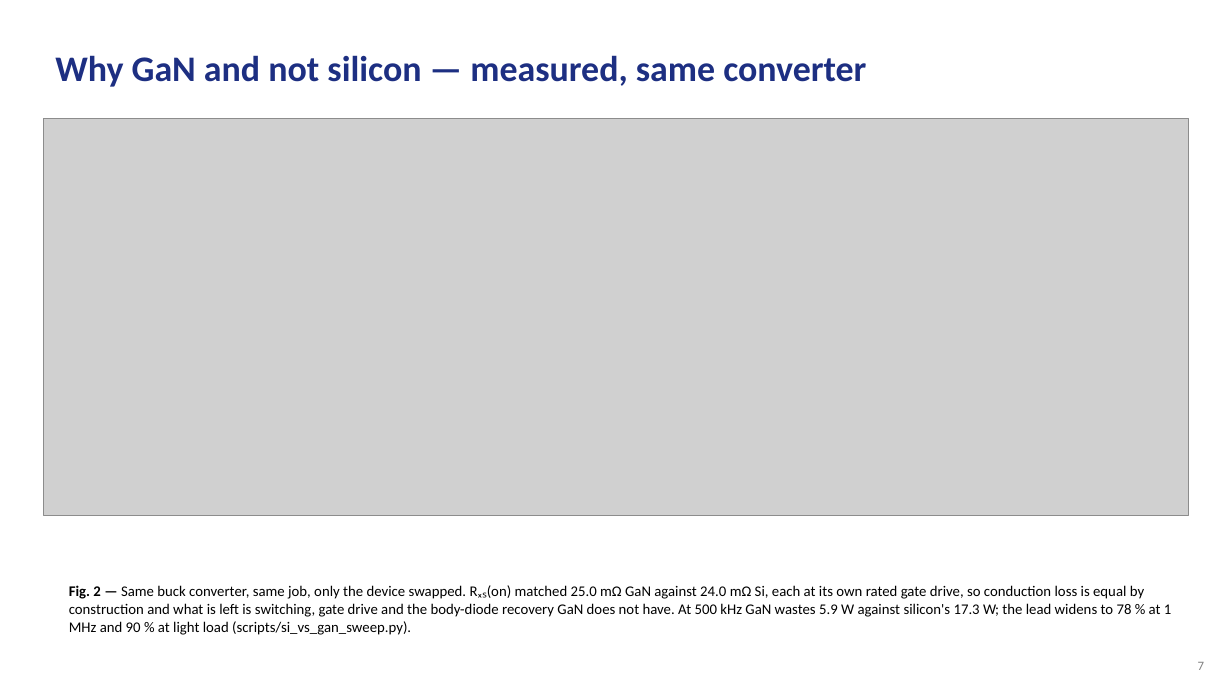
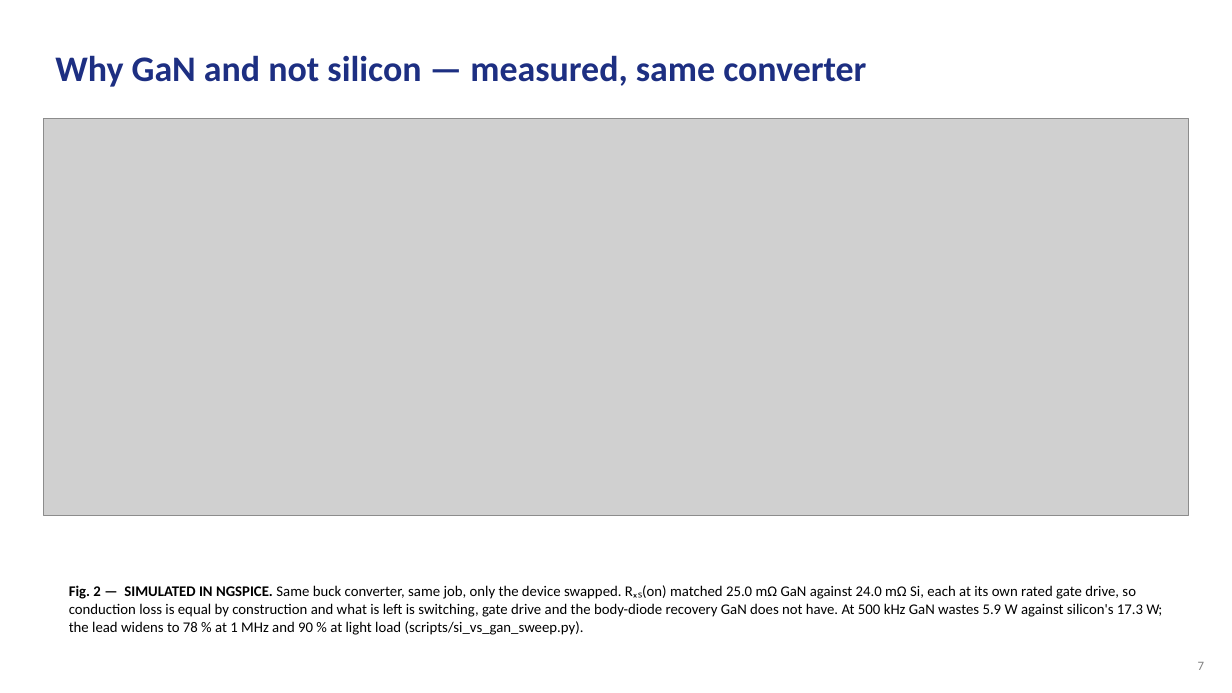
Before and after one commit to Amritha902/gan-driver, a slide deck: slide 7 of review/GaN_Review1_BACKUP.pptx. Drawn at 1232x693 pixels with LibreOffice and Linux fonts; fonts in the diff are those of the drawing; grey boxes stand for pictures. Boxes give left, top, right and bottom in pixels: in the first picture for what was removed or moved away, otherwise in the second. Text is boxed around its words. In the diff, an @@ line names an element or a change of style, - is before the commit and + after.

```diff
--- a/review/GaN_Review1_BACKUP.pptx
+++ b/review/GaN_Review1_BACKUP.pptx
@@ text at [69,585,1162,635]: text changed @@
-Fig. 2 — Same buck converter, same job, only the device swapped. Rₓₛ(on) matched 25.0 mΩ GaN against 24.0 mΩ Si, each at its own rated gate drive, so conduction loss is equal by construction and what is left is switching, gate drive and the body-diode recovery GaN does not have. At 500 kHz GaN wastes 5.9 W against silicon's 17.3 W; the lead widens to 78 % at 1 MHz and 90 % at light load (scripts/si_vs_gan_sweep.py).
+Fig. 2 — SIMULATED IN NGSPICE. Same buck converter, same job, only the device swapped. Rₓₛ(on) matched 25.0 mΩ GaN against 24.0 mΩ Si, each at its own rated gate drive, so conduction loss is equal by construction and what is left is switching, gate drive and the body-diode recovery GaN does not have. At 500 kHz GaN wastes 5.9 W against silicon's 17.3 W; the lead widens to 78 % at 1 MHz and 90 % at light load (scripts/si_vs_gan_sweep.py).
```
Also in this commit, not shown: 25 other slides changed, 3 other files.
